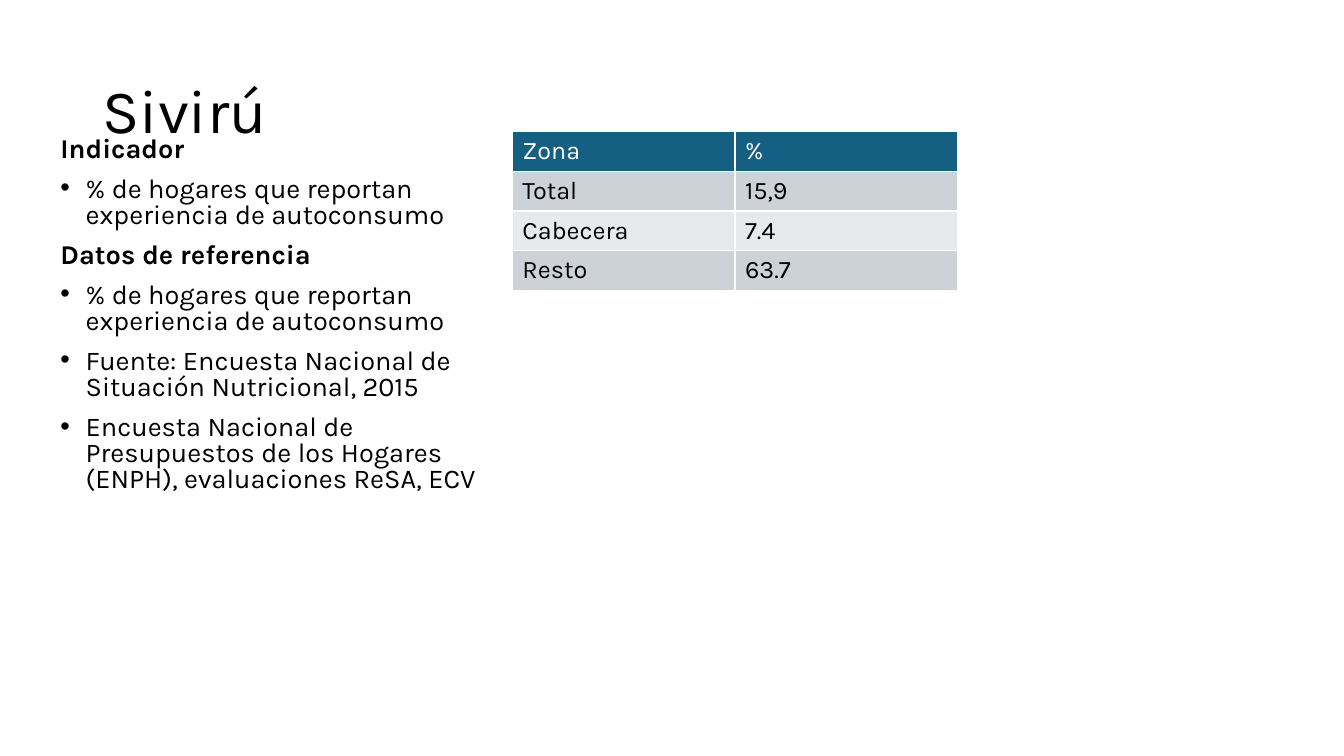
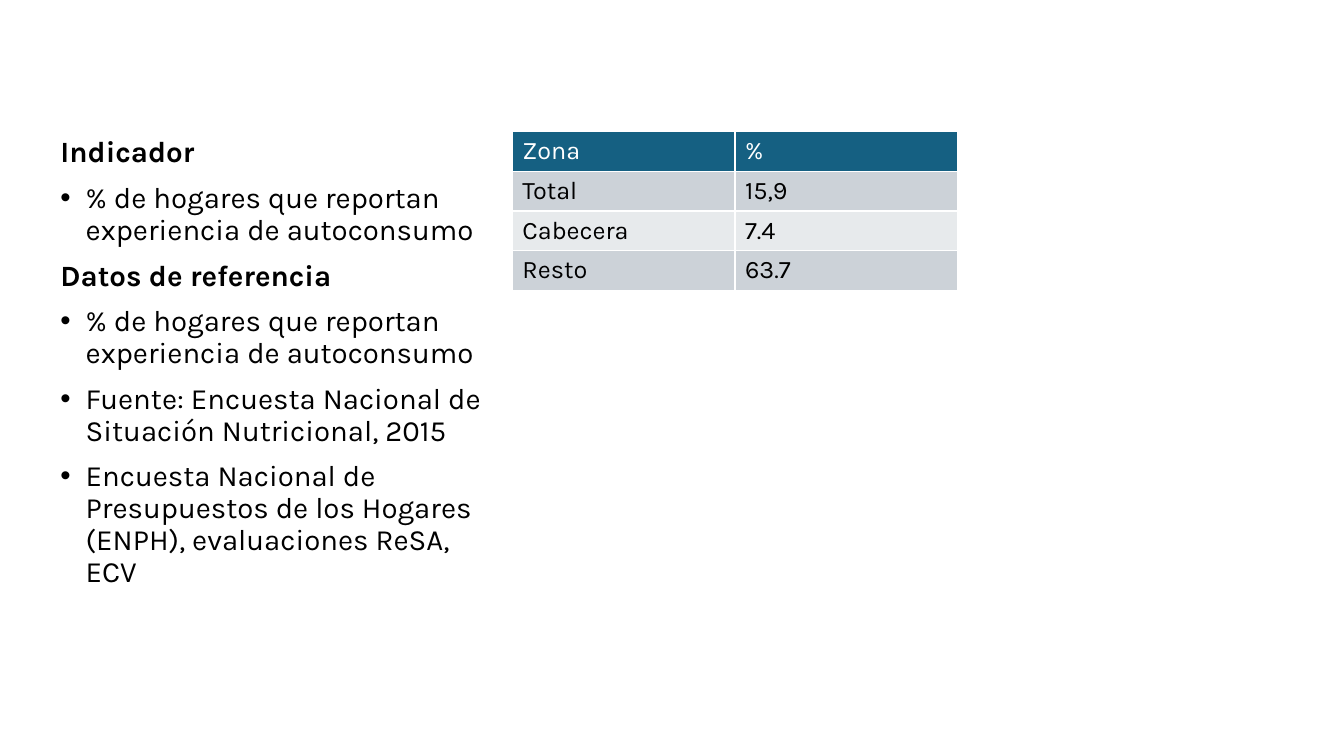
Before and after one commit to edalfon/ptfr, a slide deck: slide 40 of slides/slides.pptx (slide 44 before the commit). Drawn at 1344x756 pixels with LibreOffice and Linux fonts; fonts in the diff are those of the drawing. Boxes give left, top, right and bottom in pixels: in the first picture for what was removed or moved away, otherwise in the second. Text is boxed around its words. In the diff, an @@ line names an element or a change of style, - is before the commit and + after.

```diff
--- a/slides/slides.pptx
+++ b/slides/slides.pptx
@@ title removed at (x1=102, y1=86, x2=266, y2=148) @@
-Sivirú
@@ text "Indicador" at (x1=60, y1=141, x2=480, y2=583): size 19.4 to 21 pt; line spacing 0.8 to 0.9 @@
```
Also in this commit, not shown: 47 other slides changed, 14 slides added, 10 slides removed, 10 other files.
